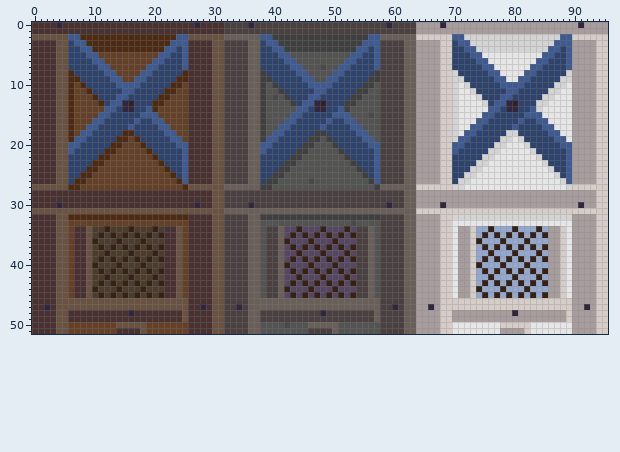
Two versions of one sprite sheet, kingslayer/resources/images/resource_collectors_blue.png. Above is the file before it was changed.
The file is 96x52 pixels. Colours within 5 levels of each other are drawn and written as one.
The same view after the edit:
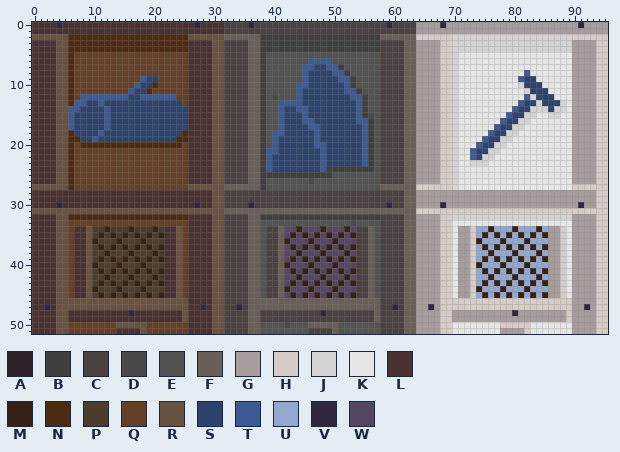
Palette (. is transparent): A #2f2329  B #3f3f3f  C #4a4040  D #494949  E #535352  F #6a5f58  G #a89d9d  H #d6cdc8  J #d4d4d4  K #e6e6e6  L #4a3131  M #352116  N #4d2b13  P #4c3c2b  Q #644027  R #6a5241  S #2d436e  T #3d5a92  U #93a8cf  V #30263e  W #554661
Diff:
Changed rows in their new state; - is an unchanged pixel.
first column x 6:
 2 NN----------------NN------------BB----------------BB------------JJ----------------JJ
 3 NNN--------------NNN------------BBB--------------BBB------------JJJ--------------JJJ
 4 NNNN------------NNNN------------BBBB------------BBBB------------JJJJ------------JJJJ
 5 NQQQQ----------QQQQQ------------BEEEE----------EEEEE------------JKKKK----------KKKKK
 6 NQQQQQ--------QQQQQQ------------BEEEEE--TTTT--EEEEEE------------JKKKKK--------KKKKKK
 7 NQQQQQQ------QQQQQQQ------------BEEEEEETTSSTTBEEEEEE------------JKKKKKK------KKKKKKK
 8 -QQQQQQQ----QQQQQQQQ-------------EEEEEE-SSSS--BEEEEE-------------KKKKKKK-----KKKKKKK
 9 -QQQQQQQQ--Q---QQQQQ-------------EEEEEE-SSSSSTTBEEEE-------------KKKKKKKK---S-KKKKKK
10 --QQQQQQQQQ---NQQQQ---------------EEEETTSSSS--TBEEE---------------KKKKKKKKKJ---KKKK-
11 ---QQQQQQQ---NQQQQ-----------------EEET--SS---TT-E-----------------KKKKKKKKKJ---KK--
12 --TTTTTT----TTTTTT------------------EET-SS-----TTB------------------KKKKKKKKTJ-SS---
13 -TTSST-SSSS---SSSSS----------------TTTTSSSS---SSTB-------------------KKKKKKT---SSSJ-
14 TTSSSS-S-SS--SSSSSSS---------------TSS---SS--SSSTB--------------------KKKKT--J-JSJJ-
15 TSSSSS------SSSSSSSS---------------TSSST----SSSSTB-------------------KKKKT--JJK-JJ--
16 TSSSSST----S--SSSSSS---------------TSS-TT--S--SSTTB-----------------KKKKT--JJKKK----
17 TSSSS-T---S----SSSSS----------------S---TTS----SSTB----------------KKKKT--JJKKKKK---
18 -SSS-T---SS-----SSSN---------------------TS-----S-B---------------KKKKT----KKKKKKK--
19 -NS-T---SSSS-----SNN-------------E------STSS------B--------------KKKKT-----KKKKKKKK-
20 NQNNNNN--NNN-NNNNNNQ------------BET----SSTTSS----TBE------------JKKKT-------KKKKKKKK
21 NQQQQQQQ-----QQQQQQQ------------BTT---SSSSTSSS---TBE------------JKKT---------KKKKKKK
22 NQQQQQQ-------QQQQQQ------------BT---SSSSSTSSSS--TBE------------JKKT----------KKKKKK
23 NQQQQQ---------QQQQQ------------BT--SSSSSSTSSSSS-TBE------------JKKJ-----------KKKKK
24 NQQQQ-----------QQQQ------------BT-SSSSSSSTBBBBB-BBE------------JKKKK-----------KKKK
25 NQQQ-------------QQQ------------BB--BBBBBBBB-----EEE------------JKKK-------------KKK
26 NQQ---------------QQ------------BEE---------------EE------------JKK---------------KK
27 -Q-----------------Q-------------E-----------------E-------------K-----------------K
Where, in picture pixels (left, top, right, bottom), the same in both pictures:
changed: (68, 34, 188, 190)
changed: (260, 34, 380, 190)
changed: (452, 34, 572, 190)
